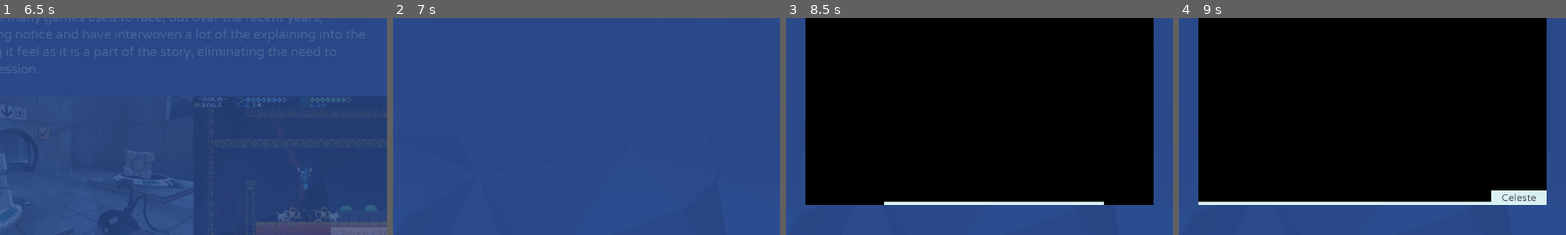
Above: before the commit, frames 1-4 (left to right).
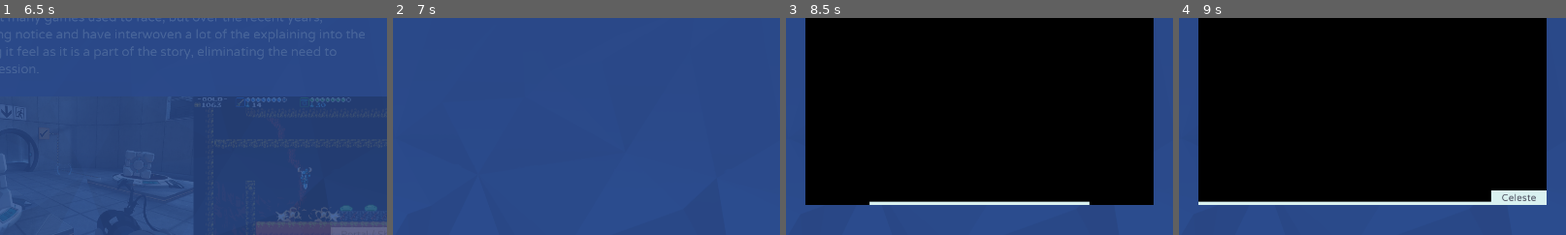
Above: after the commit, the same moments.

Repository: Tralexium/EGD
Game: Godot game, scene res://Scenes/SlideShows/SlideShow.tscn
The game is run twice, just before and just after one commit, with the same random seed, the same clock (stepped at 60 frames per second) and the same inputs. This scene is started directly instead of the project's main scene. Video files are missing from this copy of the repository; at most half a second of black plays in their place.
Inputs:
- Up to frame 1 (6.5 s): tap Enter (ui_accept) at 0.5 s; hold Right (ui_right) 0.53-1.28 s; tap Z (dash) every 0.75 s from 0.6 to 5.85 s; tap Shift (jump) at 0.77, 1.52, 3.02, 3.77, 4.52, 6.02 s; hold Left (ui_left) 1.28-2.03 s; hold Right (ui_right) 2.03-3.53 s; hold Left (ui_left) 3.53-5.78 s; hold Right (ui_right) from 5.78 s (still down)
- Up to frame 2 (7 s): keep holding Right (ui_right); tap Z (dash) at 6.6 s; tap Shift (jump) at 6.77 s
- Up to frame 3 (8.5 s): tap Enter (ui_accept) at 7.25 s; tap Z (dash) at 7.35, 8.1 s; tap Shift (jump) at 7.52 s; release Right (ui_right) at 8.03 s; hold Left (ui_left) from 8.03 s (still down)
- Up to frame 4 (9 s): keep holding Left (ui_left); tap Z (dash) at 8.85 s
The pictures show only the part of the screen within x 25-75%, y 44-94%; the shares and areas given below are measured in that part.

Frames 1-2 are identical in both runs. In frame 3, 0.1% of the frame differs, in the area x 21-83%, y 84-87%; in frame 4, nothing differs.

Commit message:
Finished Cat 5 and 6

Diff:
--- a/Scenes/SlideShows/Slide Elements/SlideVideoElement.tscn
+++ b/Scenes/SlideShows/Slide Elements/SlideVideoElement.tscn
@@ -7,27 +7,27 @@
 [node name="SlideVideoElement" type="Control"]
 margin_right = 40.0
 margin_bottom = 14.0
-rect_min_size = Vector2( 0, 594 )
+rect_min_size = Vector2( 0, 486 )
 script = ExtResource( 3 )
 __meta__ = {
 "_edit_use_anchors_": false
 }
 video = ExtResource( 1 )
-video_scale = 0.55
+video_scale = 0.45
 caption = "Caption"
 
 [node name="CenterContainer" type="CenterContainer" parent="."]
 margin_right = 1920.0
-margin_bottom = 594.0
+margin_bottom = 486.0
 __meta__ = {
 "_edit_use_anchors_": false
 }
 
 [node name="Video" type="VideoPlayer" parent="CenterContainer"]
-margin_left = 432.0
-margin_right = 1488.0
-margin_bottom = 594.0
-rect_min_size = Vector2( 1056, 594 )
+margin_left = 528.0
+margin_right = 1392.0
+margin_bottom = 486.0
+rect_min_size = Vector2( 864, 486 )
 stream = ExtResource( 1 )
 __meta__ = {
 "_edit_use_anchors_": false
@@ -72,5 +72,6 @@
 }
 
 [node name="Tween" type="Tween" parent="."]
+
 [connection signal="finished" from="CenterContainer/Video" to="." method="_on_Video_finished"]
 [connection signal="minimum_size_changed" from="CenterContainer/Video/CaptionBG/Caption" to="." method="_on_Caption_minimum_size_changed"]
--- a/Scenes/SlideShows/Slides/Category 5/C5S1.tscn
+++ b/Scenes/SlideShows/Slides/Category 5/C5S1.tscn
@@ -1,5 +1,29 @@
-[gd_scene load_steps=2 format=2]
+[gd_scene load_steps=6 format=2]
 
 [ext_resource path="res://Scenes/SlideShows/Slide.tscn" type="PackedScene" id=1]
+[ext_resource path="res://Assets/Videos/Crash-Game-Balance.ogv" type="VideoStream" id=2]
+[ext_resource path="res://Scenes/SlideShows/Slide Elements/SlideParagraphElement.tscn" type="PackedScene" id=3]
+[ext_resource path="res://Scenes/SlideShows/Slide Elements/SlideVideoElement.tscn" type="PackedScene" id=4]
+[ext_resource path="res://Scenes/SlideShows/Slide Elements/SlideSubtitleElement.tscn" type="PackedScene" id=5]
 
 [node name="C5S1" instance=ExtResource( 1 )]
+
+[node name="SlideSubtitleElement" parent="." index="1" instance=ExtResource( 5 )]
+margin_right = 1920.0
+margin_bottom = 52.0
+rect_min_size = Vector2( 0, 52 )
+subtitle_text = "Start Simple"
+
+[node name="SlideParagraphElement" parent="." index="2" instance=ExtResource( 3 )]
+margin_top = 100.0
+margin_right = 1920.0
+margin_bottom = 269.0
+rect_min_size = Vector2( 0, 169 )
+paragraph_text = "In today's world, people have varying interests and experience. So as a game developer it is crucial to ease in the player without making them feel overwhelemed. Imagine learning how to drive a car, you first start with the basics and then move onto the more nuanced things."
+
+[node name="SlideVideoElement" parent="." index="3" instance=ExtResource( 4 )]
+margin_top = 317.0
+margin_right = 1920.0
+margin_bottom = 803.0
+video = ExtResource( 2 )
+caption = "Crash Bandicoot 4: It's About Time"
--- /dev/null
+++ b/Scenes/SlideShows/Slides/Category 5/C5S2.tscn
@@ -0,0 +1,29 @@
+[gd_scene load_steps=6 format=2]
+
+[ext_resource path="res://Scenes/SlideShows/Slide.tscn" type="PackedScene" id=1]
+[ext_resource path="res://Scenes/SlideShows/Slide Elements/SlideSubtitleElement.tscn" type="PackedScene" id=2]
+[ext_resource path="res://Assets/Videos/Coinstacker-Freedom.ogv" type="VideoStream" id=3]
+[ext_resource path="res://Scenes/SlideShows/Slide Elements/SlideParagraphElement.tscn" type="PackedScene" id=4]
+[ext_resource path="res://Scenes/SlideShows/Slide Elements/SlideVideoElement.tscn" type="PackedScene" id=5]
+
+[node name="C5S2" instance=ExtResource( 1 )]
+
+[node name="SlideSubtitleElement" parent="." index="1" instance=ExtResource( 2 )]
+margin_right = 1920.0
+margin_bottom = 52.0
+rect_min_size = Vector2( 0, 52 )
+subtitle_text = "Freedom Is Essential"
+
+[node name="SlideParagraphElement" parent="." index="2" instance=ExtResource( 4 )]
+margin_top = 100.0
+margin_right = 1920.0
+margin_bottom = 226.0
+rect_min_size = Vector2( 0, 126 )
+paragraph_text = "Allowing the player to arrive from spot A to B in many ways can often solve the issue of linearity. Always give plenty of room for the player to manuever around freely and avoid placing too many objects into view as to not overwhelm the player."
+
+[node name="SlideVideoElement" parent="." index="3" instance=ExtResource( 5 )]
+margin_top = 274.0
+margin_right = 1920.0
+margin_bottom = 760.0
+video = ExtResource( 3 )
+caption = "I wanna CoinStack 1000"
--- /dev/null
+++ b/Scenes/SlideShows/Slides/Category 6/C6S1.tscn
@@ -0,0 +1,36 @@
+[gd_scene load_steps=6 format=2]
+
+[ext_resource path="res://Scenes/SlideShows/Slide.tscn" type="PackedScene" id=1]
+[ext_resource path="res://Scenes/SlideShows/Slide Elements/SlideParagraphElement.tscn" type="PackedScene" id=2]
+[ext_resource path="res://Scenes/SlideShows/Slide Elements/SlideSubtitleElement.tscn" type="PackedScene" id=3]
+[ext_resource path="res://Scenes/SlideShows/Slide Elements/SlideVideoElement.tscn" type="PackedScene" id=4]
+[ext_resource path="res://Assets/Videos/Hollow-Knight-Keeping-it-Fresh.ogv" type="VideoStream" id=5]
+
+[node name="C6S1" instance=ExtResource( 1 )]
+
+[node name="SlideSubtitleElement" parent="." index="1" instance=ExtResource( 3 )]
+margin_right = 1920.0
+margin_bottom = 52.0
+rect_min_size = Vector2( 0, 52 )
+subtitle_text = "Adding More"
+
+[node name="SlideParagraphElement" parent="." index="2" instance=ExtResource( 2 )]
+margin_top = 100.0
+margin_right = 1920.0
+margin_bottom = 183.0
+rect_min_size = Vector2( 0, 83 )
+paragraph_text = "Having something new once in a while is benefitial for various reasons. Imagine doing the same task, with the same input each time. That would get tidious pretty fast."
+
+[node name="SlideParagraphElement2" parent="." index="3" instance=ExtResource( 2 )]
+margin_top = 231.0
+margin_right = 1920.0
+margin_bottom = 314.0
+rect_min_size = Vector2( 0, 83 )
+paragraph_text = "Whenever the player gets comfortable with the current set of tools, add a new one! This will further expand gameplay possibilities whilst keeping the player engaged."
+
+[node name="SlideVideoElement" parent="." index="4" instance=ExtResource( 4 )]
+margin_top = 362.0
+margin_right = 1920.0
+margin_bottom = 848.0
+video = ExtResource( 5 )
+caption = "Hollow Knight"
--- /dev/null
+++ b/Scenes/SlideShows/Slides/Category 7/C7S1.tscn
@@ -0,0 +1,57 @@
+[gd_scene load_steps=11 format=2]
+
+[ext_resource path="res://Scenes/SlideShows/Slide.tscn" type="PackedScene" id=1]
+[ext_resource path="res://Scenes/SlideShows/Slide Elements/SlideSubtitleElement.tscn" type="PackedScene" id=2]
+[ext_resource path="res://Scenes/SlideShows/Slide Elements/SlideBulletpointElement.gd" type="Script" id=3]
+[ext_resource path="res://Classes/SlideBulletpointText.gd" type="Script" id=4]
+[ext_resource path="res://Scenes/SlideShows/Slide Elements/SlideBulletpointElement.tscn" type="PackedScene" id=5]
+[ext_resource path="res://Scenes/SlideShows/Slide Elements/SlideParagraphElement.tscn" type="PackedScene" id=6]
+
+[sub_resource type="Resource" id=1]
+script = ExtResource( 4 )
+bulletpoint_text = "Health/Mana"
+
+[sub_resource type="Resource" id=2]
+script = ExtResource( 4 )
+bulletpoint_text = "Minimap"
+
+[sub_resource type="Resource" id=3]
+script = ExtResource( 4 )
+bulletpoint_text = "Item bar"
+
+[sub_resource type="Resource" id=4]
+script = ExtResource( 4 )
+bulletpoint_text = "Enemy stats"
+
+[node name="C7S1" instance=ExtResource( 1 )]
+
+[node name="SlideSubtitleElement" parent="." index="1" instance=ExtResource( 2 )]
+margin_right = 1920.0
+margin_bottom = 52.0
+rect_min_size = Vector2( 0, 52 )
+subtitle_text = "Info At A Glance"
+
+[node name="SlideParagraphElement" parent="." index="2" instance=ExtResource( 6 )]
+margin_top = 100.0
+margin_right = 1920.0
+margin_bottom = 183.0
+rect_min_size = Vector2( 0, 83 )
+paragraph_text = "Games often feature a GUI (Graphical User Interface) to let the player know of their current situation. These can range from:"
+
+[node name="SlideBulletpointElement" type="Control" parent="." index="3" instance=ExtResource( 5 )]
+margin_top = 231.0
+margin_right = 1920.0
+margin_bottom = 487.0
+rect_min_size = Vector2( 0, 256 )
+script = ExtResource( 3 )
+__meta__ = {
+"_edit_use_anchors_": false
+}
+bulletpoint_texts = [ SubResource( 1 ), SubResource( 2 ), SubResource( 3 ), SubResource( 4 ) ]
+
+[node name="SlideParagraphElement2" parent="." index="4" instance=ExtResource( 6 )]
+margin_top = 535.0
+margin_right = 1920.0
+margin_bottom = 618.0
+rect_min_size = Vector2( 0, 83 )
+paragraph_text = "Consistant visual language is another important part. Making sure visuals don't clash with each other and make sense as to what they do or show."
--- /dev/null
+++ b/Scenes/SlideShows/Slides/Category 7/C7S2.tscn
@@ -0,0 +1,37 @@
+[gd_scene load_steps=6 format=2]
+
+[ext_resource path="res://Scenes/SlideShows/Slide.tscn" type="PackedScene" id=1]
+[ext_resource path="res://Scenes/SlideShows/Slide Elements/SlideSubtitleElement.tscn" type="PackedScene" id=2]
+[ext_resource path="res://Scenes/SlideShows/Slide Elements/SlideParagraphElement.tscn" type="PackedScene" id=3]
+[ext_resource path="res://Assets/Images/Visuals UX and UI.png" type="Texture" id=4]
+[ext_resource path="res://Scenes/SlideShows/Slide Elements/SlideImageElement.tscn" type="PackedScene" id=5]
+
+[node name="C7S2" instance=ExtResource( 1 )]
+
+[node name="SlideSubtitleElement" parent="." index="1" instance=ExtResource( 2 )]
+margin_right = 1920.0
+margin_bottom = 52.0
+rect_min_size = Vector2( 0, 52 )
+subtitle_text = "User Experience"
+
+[node name="SlideParagraphElement" parent="." index="2" instance=ExtResource( 3 )]
+margin_top = 100.0
+margin_right = 1920.0
+margin_bottom = 183.0
+rect_min_size = Vector2( 0, 83 )
+paragraph_text = "Also known as UX in the gaming industry. User experience commonly refers to the usability or intuitiveness of the UI."
+
+[node name="SlideParagraphElement2" parent="." index="3" instance=ExtResource( 3 )]
+margin_top = 231.0
+margin_right = 1920.0
+margin_bottom = 357.0
+rect_min_size = Vector2( 0, 126 )
+paragraph_text = "There's no definitive answer as to what makes a good UX. A lot of it comes down to the genre and platform. In our case, platformers should display essential info in unobtrusive spots. Everything else should be easily accesible via shortcuts or the pause menu."
+
+[node name="SlideImageElement" parent="." index="4" instance=ExtResource( 5 )]
+margin_top = 405.0
+margin_right = 1920.0
+margin_bottom = 784.0
+rect_min_size = Vector2( 0, 379 )
+image = ExtResource( 4 )
+caption = "Dead Cells"
Binary file changed: Assets/Images/Visuals UX and UI.png
Not shown, added: Assets/Music/Slime-san Creator- Music by Meganeko.mp3.import
Not shown, changed: .gitignore
Not shown, added: Assets/Videos/Coinstacker-Freedom.ogv
Not shown, added: Assets/Videos/Crash-Game-Balance.ogv
Not shown, added: Assets/Videos/Hollow-Knight-Keeping-it-Fresh.ogv
